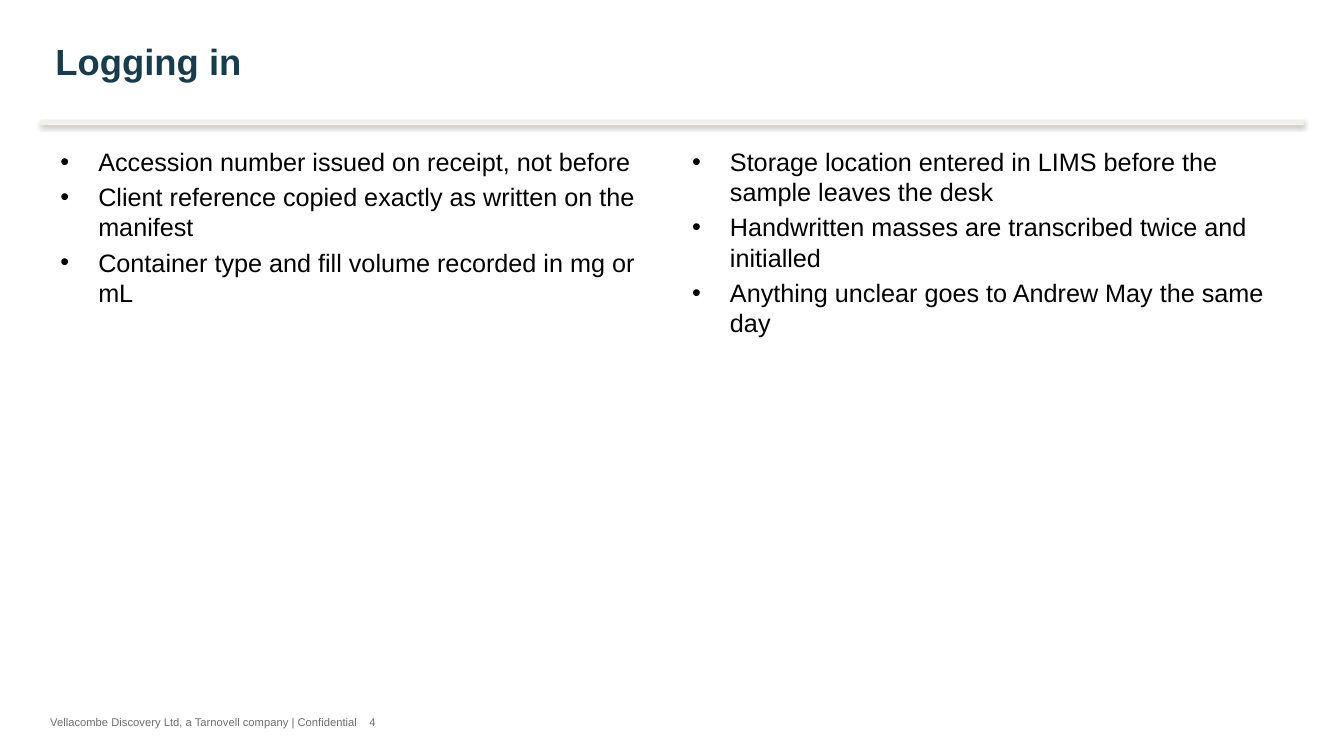
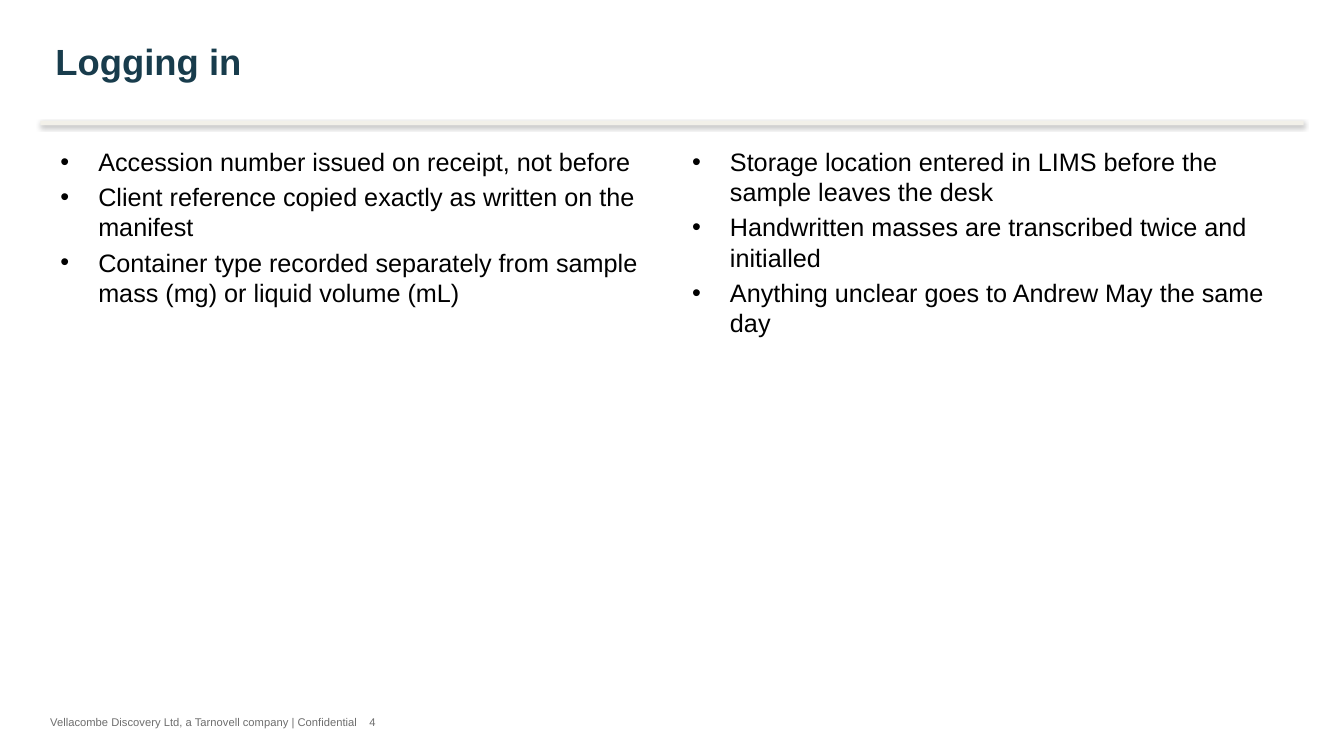
Before and after one commit to 60xAI/portco-mock-dataset, a slide deck: slide 4 of output/archive/Archive/Users/omerriman_old_laptop/Integration/2022/Copy of Brindlewythe_intake_09Jun22.pptx. Drawn at 1344x756 pixels with LibreOffice and Linux fonts; fonts in the diff are those of the drawing. Boxes give left, top, right and bottom in pixels: in the first picture for what was removed or moved away, otherwise in the second. Text is boxed around its words. In the diff, an @@ line names an element or a change of style, - is before the commit and + after.

```diff
--- a/output/archive/Archive/Users/omerriman_old_laptop/Integration/2022/Copy of Brindlewythe_intake_09Jun22.pptx
+++ b/output/archive/Archive/Users/omerriman_old_laptop/Integration/2022/Copy of Brindlewythe_intake_09Jun22.pptx
@@ text at (x1=98, y1=253, x2=637, y2=308): text changed @@
-• Container type and fill volume recorded in mg or mL
+• Container type recorded separately from sample mass (mg) or liquid volume (mL)
```
Also in this commit, not shown: 3 other slides changed, 1 other file.
